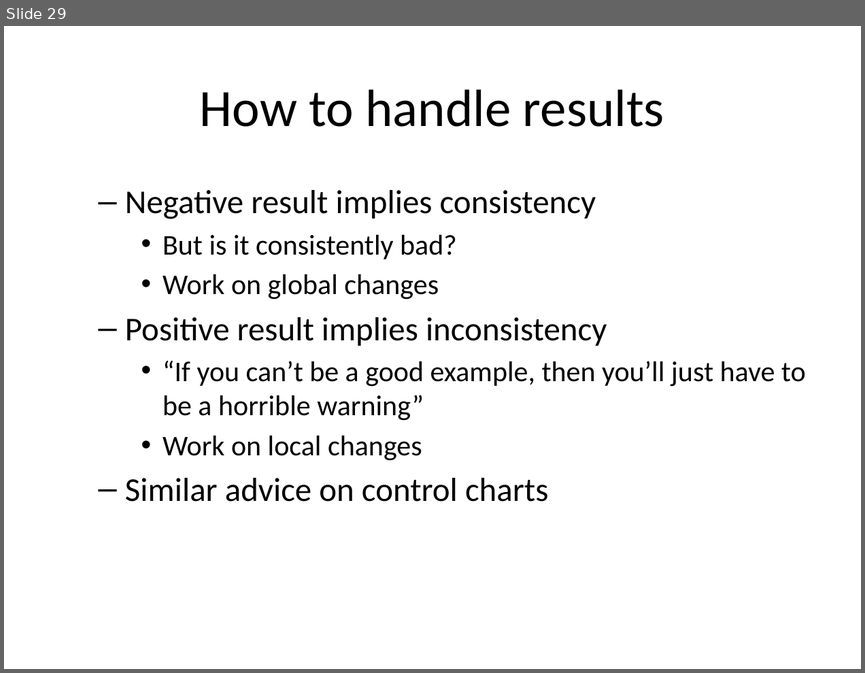
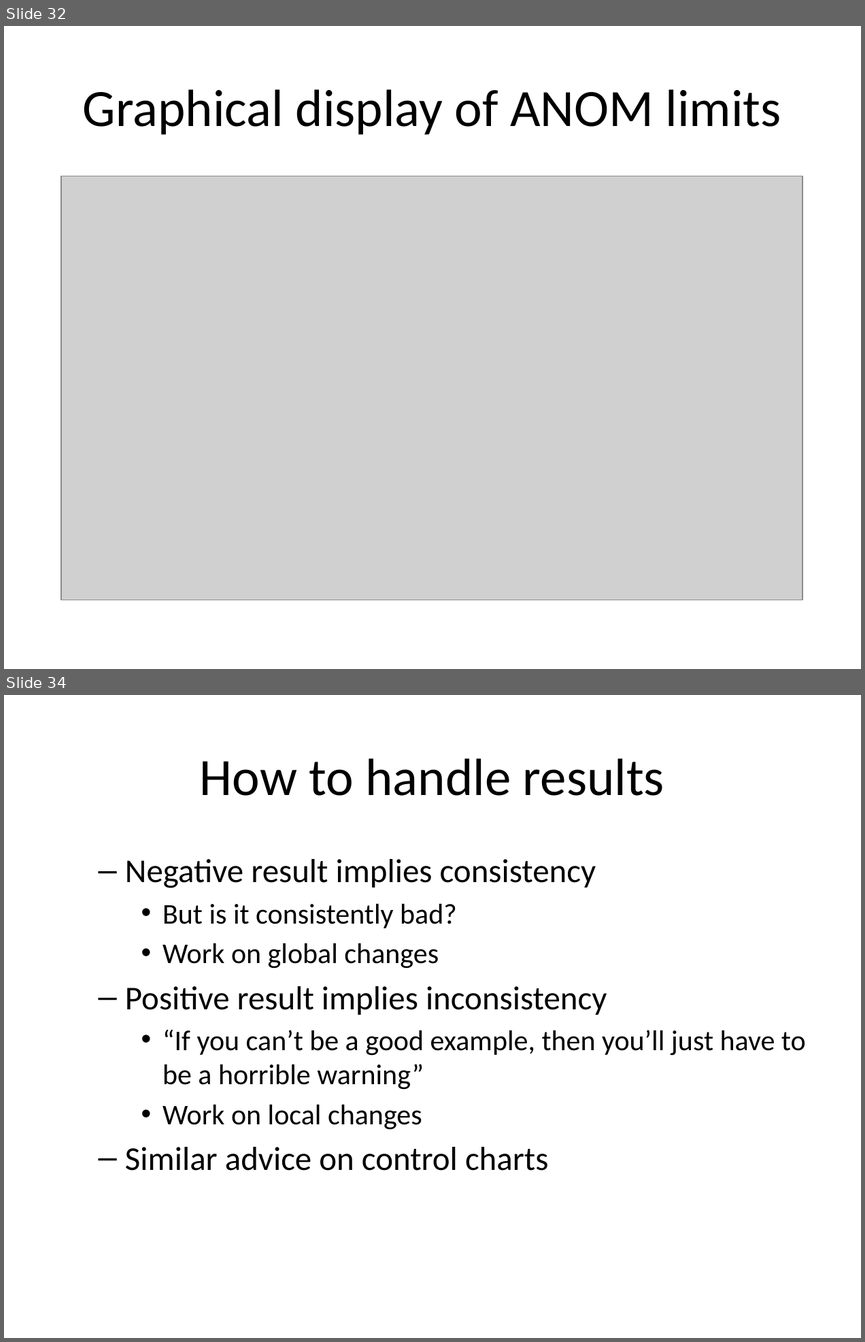
Before and after one commit to pmean/papers-and-presentations, a slide deck: anom/anom-talk.pptx. Shown one above the other, each under a label of ours: slide 29 before the commit, slides 32 and 34 after it; the slides between them are not shown. The pictures are 865x673 and 865x1342 pixels, drawn with LibreOffice and Linux fonts; fonts in the diff are those of the drawing; grey boxes stand for pictures. Boxes give left, top, right and bottom in pixels: in the first picture for what was removed or moved away, otherwise in the second. Text is boxed around its words. In the diff, an @@ line names an element or a change of style, - is before the commit and + after.

Commit message:
Added Poisson example to ANOM talk

```diff
--- a/anom/anom-talk.pptx
+++ b/anom/anom-talk.pptx
@@ slide 32 added at <box>4,26,861,669</box>, background #FFFFFF @@
@@ title added at <box>83,89,781,135</box>, 44 pt, text #000000 @@
+Graphical display of ANOM limits
@@ picture added at <box>61,176,802,599</box> @@
@@ what was slide 29 is now slide 34 @@
```
Also in this commit, not shown: 1 slide changed, 4 other slides added, 2 other files.
